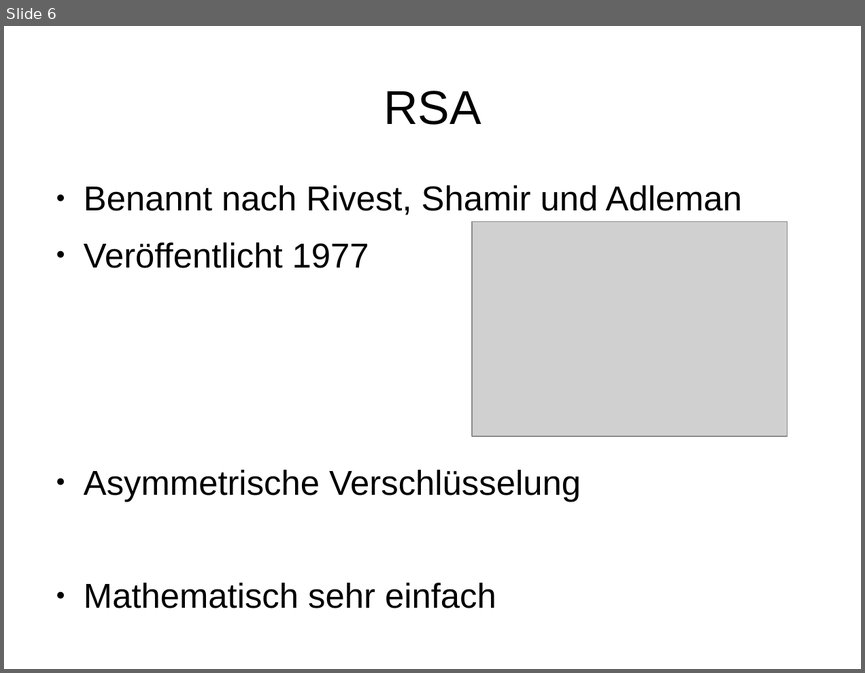
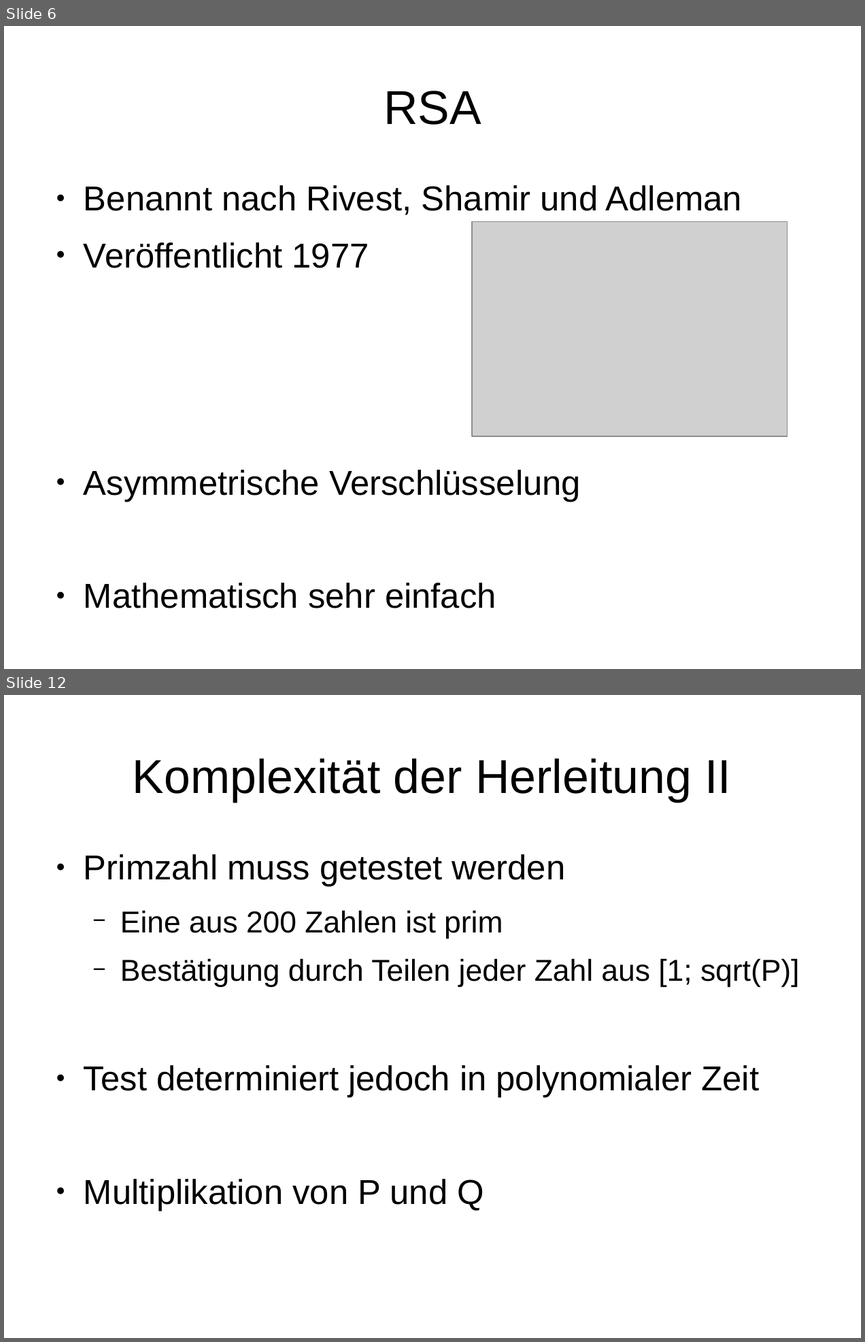
Before and after one commit to stadler-tom/schreibzeug, a slide deck: Presentation/Hauptseminar_RSA.odp. Shown one above the other, each under a label of ours: slide 6 before the commit, slides 6 and 12 after it; the slides between them are not shown. The pictures are 865x673 and 865x1342 pixels, drawn with LibreOffice and Linux fonts; fonts in the diff are those of the drawing; grey boxes stand for pictures. Boxes give left, top, right and bottom in pixels: in the first picture for what was removed or moved away, otherwise in the second. Text is boxed around its words. In the diff, an @@ line names an element or a change of style, - is before the commit and + after.

```diff
--- a/Presentation/Hauptseminar_RSA.odp
+++ b/Presentation/Hauptseminar_RSA.odp
@@ slide 12 added at [4, 695, 861, 1338], background #FFFFFF @@
@@ title added at [133, 758, 732, 802], 44 pt, text #000000 @@
+Komplexität der Herleitung II
@@ text added at [84, 854, 799, 1210], 32 pt, text #000000 @@
+● Primzahl muss getestet werden
+  − Eine aus 200 Zahlen ist prim
+  − Bestätigung durch Teilen jeder Zahl aus [1; sqrt(P)]
+● Test determiniert jedoch in polynomialer Zeit
+● Multiplikation von P und Q
```
Also in this commit, not shown: 2 slides changed, 11 other slides added, 3 slides removed, 1 other file.
